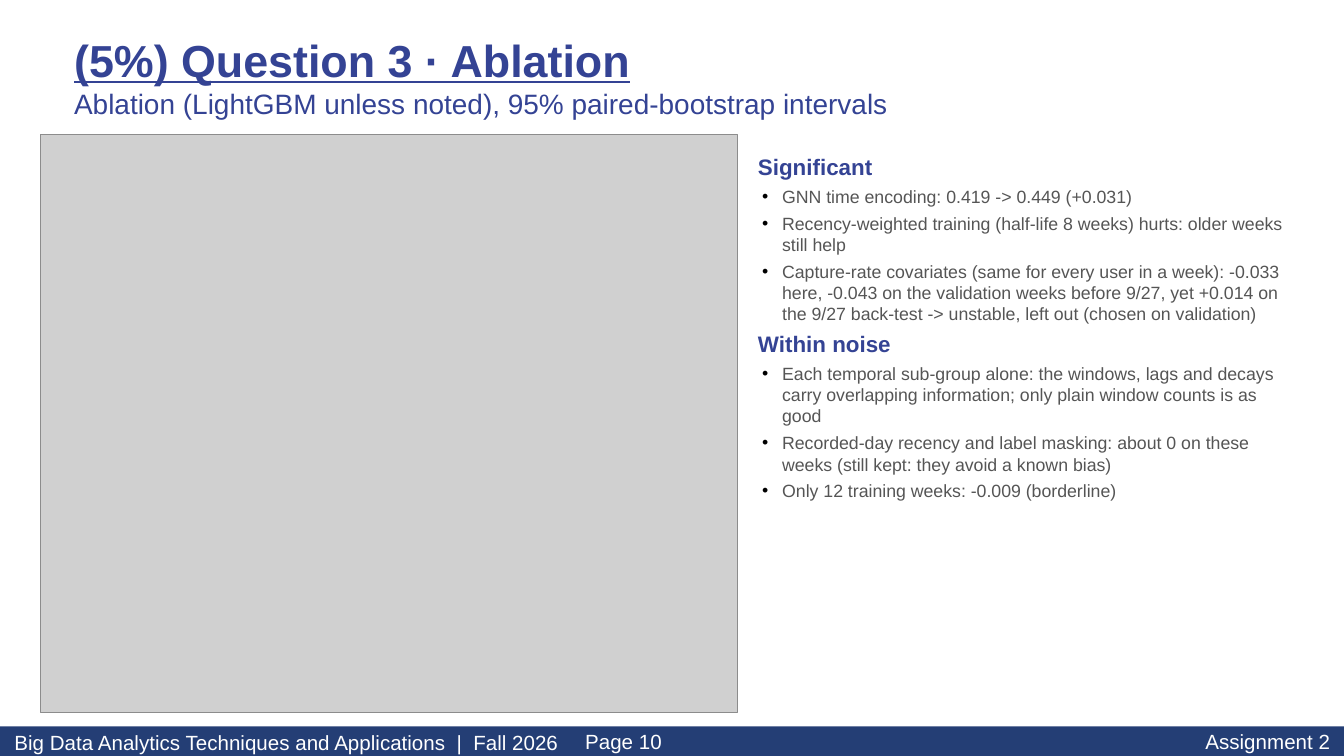
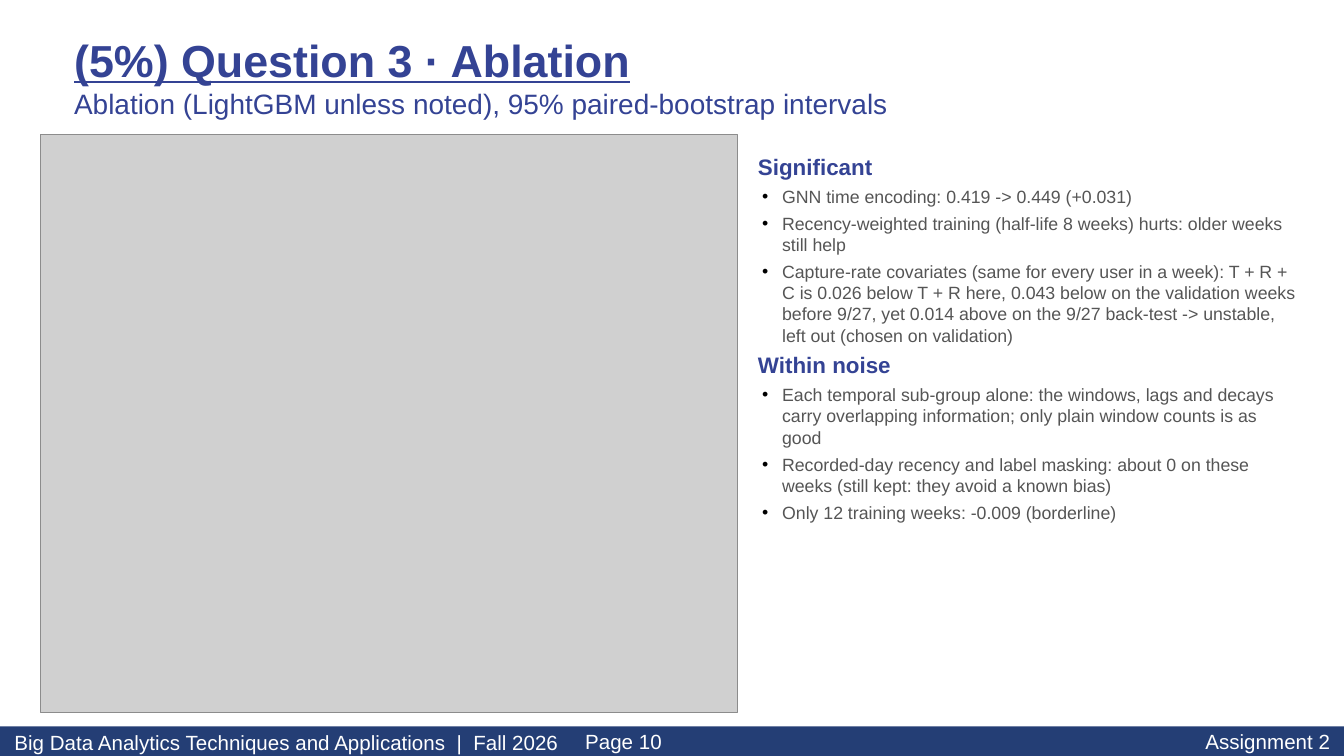
Before and after one commit to hsinyumg13-oss/BigData2026-Assignment2, a slide deck: slide 10 of slides/Asg2_113701031.pptx. Drawn at 1344x756 pixels with LibreOffice and Linux fonts; fonts in the diff are those of the drawing; grey boxes stand for pictures. Boxes give left, top, right and bottom in pixels: in the first picture for what was removed or moved away, otherwise in the second. Text is boxed around its words. In the diff, an @@ line names an element or a change of style, - is before the commit and + after.

```diff
--- a/slides/Asg2_113701031.pptx
+++ b/slides/Asg2_113701031.pptx
@@ text at (782, 265, 1295, 346): text changed @@
-• Capture-rate covariates (same for every user in a week): -0.033 here, -0.043 on the validation weeks before 9/27, yet +0.014 on the 9/27 back-test -> unstable, left out (chosen on validation)
+• Capture-rate covariates (same for every user in a week): T + R + C is 0.026 below T + R here, 0.043 below on the validation weeks before 9/27, yet 0.014 above on the 9/27 back-test -> unstable, left out (chosen on validation)
```
Also in this commit, not shown: 2 other slides changed, 2 other files.
